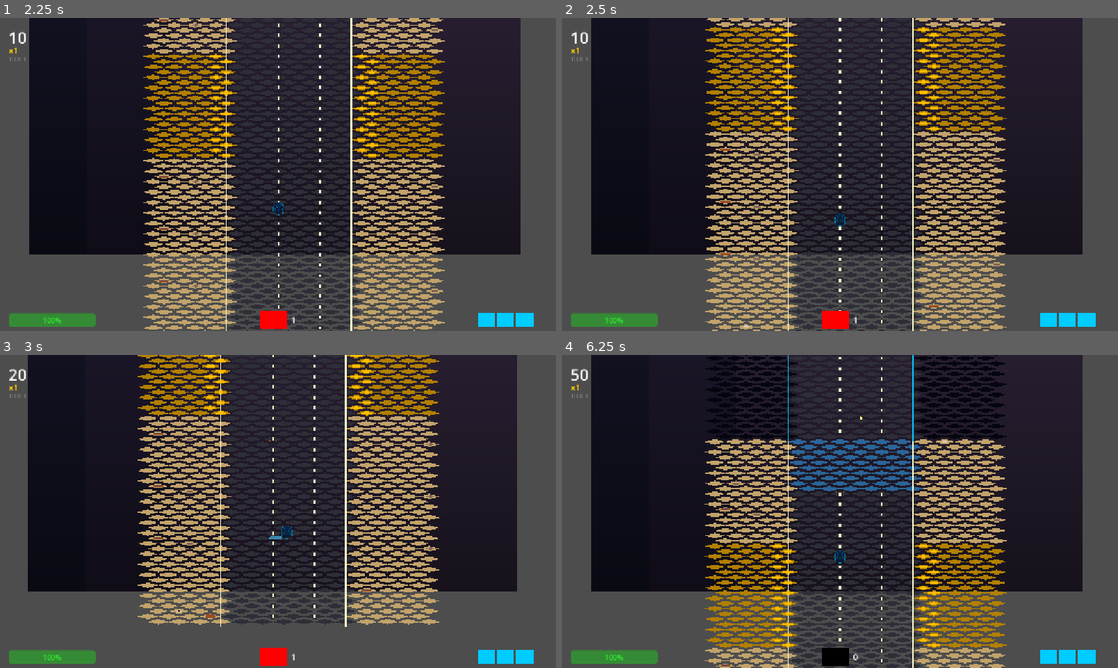
Above: before the commit, frames 1-4 (two rows, left to right).
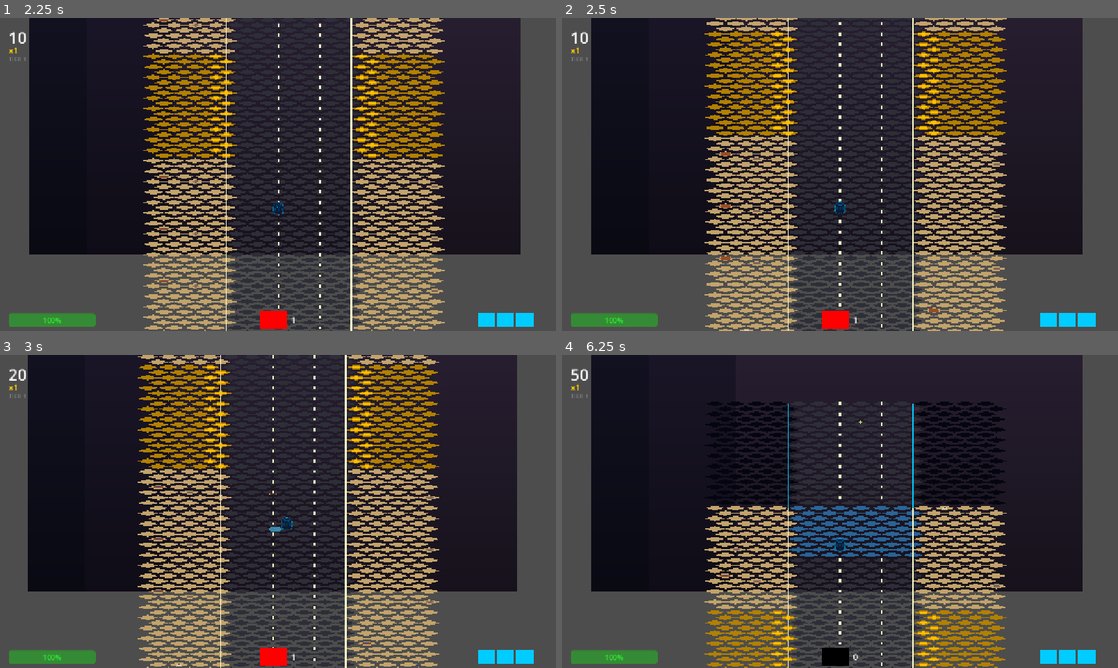
Above: after the commit, the same moments.

Repository: 23skdu/RaceToDeadEnd
Game: Godot game, scene res://scenes/Main.tscn
The game is run twice, just before and just after one commit, with the same random seed, the same clock (stepped at 60 frames per second) and the same inputs.
Inputs:
- Up to frame 1 (2.25 s): click "START RUN" at 0.5 s; tap Enter (ui_accept) at 1.25, 1.52 s; hold D (move_right) 1.28-2.03 s; tap Q (cycle_weapon) at 1.35 s; hold S (brake) from 2.03 s (still down); tap M (drop_mine) at 2.1 s
- Up to frame 2 (2.5 s): keep holding S (brake); tap Enter (ui_accept) at 2.27 s
- Up to frame 3 (3 s): release S (brake) at 2.78 s; hold D (move_right) from 2.78 s (still down); tap E (fire_emp) at 2.85 s
- Up to frame 4 (6.25 s): release D (move_right) at 3.53 s; hold W (accelerate) 3.53-4.28 s; tap Space (primary_fire) at 3.6 s; tap Enter (ui_accept) at 3.77, 4.52, 5.27 s; hold A (move_left) 4.28-5.78 s; tap P at 4.35 s; tap Q (cycle_weapon) at 5.1 s; hold S (brake) from 5.78 s (still down); tap M (drop_mine) at 5.85 s

Frame 1 is identical in both runs. In frame 2, 24% of the frame differs, in the area x 25-80%, y 0-100%; in frame 3, 19%; in frame 4, 29%.

Commit message:
Phase 9: Final Codebase Polish and Refinement

Diff:
--- a/scripts/autoload/AudioManager.gd
+++ b/scripts/autoload/AudioManager.gd
@@ -137,7 +137,7 @@
 		if _player_priorities[i] < lowest_priority:
 			lowest_priority = _player_priorities[i]
 			best_idx = i
-	if all_busy and best_idx >= 0 and priority < lowest_priority:
+	if all_busy and best_idx >= 0 and priority <= lowest_priority:
 		return
 	if best_idx == -1:
 		best_idx = 0
--- a/scripts/autoload/Helpers.gd
+++ b/scripts/autoload/Helpers.gd
@@ -1,6 +1,6 @@
 extends Node
 
-static func scale_sprite_to_viewport(sprite: Sprite2D, base_size: float = 64.0, base_viewport: float = 1280.0) -> void:
+func scale_sprite_to_viewport(sprite: Sprite2D, base_size: float = 64.0, base_viewport: float = 1280.0) -> void:
 	if not sprite or not sprite.texture:
 		return
 	var viewport = sprite.get_viewport()
--- a/scripts/autoload/ObjectPool.gd
+++ b/scripts/autoload/ObjectPool.gd
@@ -80,7 +80,6 @@
 			item.get_parent().remove_child(item)
 		return item
 	var fallback = _create_pickup_node()
-	fallback.set_meta("_pool_name", "pickup")
 	fallback.set_meta("_in_pool", false)
 	fallback.global_position = position
 	fallback.set_meta("_pickup_type", pickup_type)
@@ -144,7 +143,6 @@
 			item.get_parent().remove_child(item)
 		return item
 	var fallback = load(_scene_paths[pool_name]).instantiate()
-	fallback.set_meta("_pool_name", pool_name)
 	fallback.set_meta("_in_pool", false)
 	add_child(fallback)
 	if fallback.has_method("on_pool_acquire"):
--- a/scripts/scenes/player/Interceptor.gd
+++ b/scripts/scenes/player/Interceptor.gd
@@ -40,6 +40,7 @@
 var invincible_timer: float = 0.0
 var slippery: bool = false
 var speed_input: float = 0.0
+var max_forward_y: float = 0.0
 
 var last_left_tap_time: float = 0.0
 var last_right_tap_time: float = 0.0
@@ -94,7 +95,16 @@
 		effective_speed = Constants.REVERSE_SPEED
 	else:
 		effective_speed = speed
+
+	max_forward_y = minf(max_forward_y, position.y)
+
 	velocity.y = -effective_speed
+
+	# Restrict reversing to not go beyond the current tile (approx 240 pixels)
+	if velocity.y > 0 and position.y >= max_forward_y + 240.0:
+		velocity.y = 0.0
+		position.y = max_forward_y + 240.0
+
 	var x_diff = target_x - position.x
 
 	if abs(x_diff) > 2.0:
--- a/scripts/scenes/world/Highway.gd
+++ b/scripts/scenes/world/Highway.gd
@@ -87,7 +87,9 @@
 	var old_tiles = _get_tiles_node(chunk)
 	if old_tiles:
 		chunk.remove_child(old_tiles)
-		_mark_buffer_free(old_tiles)
+		var was_clone = _mark_buffer_free(old_tiles)
+		if was_clone:
+			old_tiles.queue_free()
 
 	var new_tiles = _reserve_tiles(new_type)
 	chunk.add_child(new_tiles)
@@ -125,16 +127,19 @@
 	_reconnect_chunk_signals(clone, chunk_type)
 	return clone
 
-func _mark_buffer_free(tiles_node: Node2D) -> void:
+func _mark_buffer_free(tiles_node: Node2D) -> bool:
 	for chunk_type in _chunk_dual_buffers:
 		var buffers = _chunk_dual_buffers[chunk_type]
 		var in_use = _buffer_in_use.get(chunk_type, [false, false])
 		for i in 2:
 			if buffers[i] == tiles_node:
 				in_use[i] = false
+				return false
 	var idx = _fallback_clones.find(tiles_node)
 	if idx >= 0:
 		_fallback_clones.remove_at(idx)
+		return true
+	return false
 
 func _reconnect_chunk_signals(tiles_node: Node2D, chunk_type: ChunkType) -> void:
 	if chunk_type == ChunkType.ICE:
@@ -153,13 +158,13 @@
 func _pick_chunk_type() -> ChunkType:
 	var tier = GameManager.difficulty_tier
 	var hazard_increase = mini(tier - 1, Constants.CHUNK_HAZARD_CAP) * Constants.CHUNK_HAZARD_STEP
-	var w_standard = maxi(Constants.CHUNK_WEIGHT_STANDARD_BASE - hazard_increase, Constants.CHUNK_WEIGHT_STANDARD_MIN)
-	var w_debris = mini(Constants.CHUNK_WEIGHT_DEBRIS_BASE + hazard_increase, Constants.CHUNK_WEIGHT_DEBRIS_MAX)
-	var w_ice = mini(Constants.CHUNK_WEIGHT_ICE_BASE + hazard_increase, Constants.CHUNK_WEIGHT_ICE_MAX)
-	var w_construction = mini(Constants.CHUNK_WEIGHT_CONSTRUCTION_BASE + hazard_increase, Constants.CHUNK_WEIGHT_CONSTRUCTION_MAX)
-	var w_bridge = mini(Constants.CHUNK_WEIGHT_BRIDGE_BASE + hazard_increase, Constants.CHUNK_WEIGHT_BRIDGE_MAX)
+	var w_standard = maxi(int(Constants.CHUNK_WEIGHT_STANDARD_BASE) - hazard_increase, int(Constants.CHUNK_WEIGHT_STANDARD_MIN))
+	var w_debris = mini(int(Constants.CHUNK_WEIGHT_DEBRIS_BASE) + hazard_increase, int(Constants.CHUNK_WEIGHT_DEBRIS_MAX))
+	var w_ice = mini(int(Constants.CHUNK_WEIGHT_ICE_BASE) + hazard_increase, int(Constants.CHUNK_WEIGHT_ICE_MAX))
+	var w_construction = mini(int(Constants.CHUNK_WEIGHT_CONSTRUCTION_BASE) + hazard_increase, int(Constants.CHUNK_WEIGHT_CONSTRUCTION_MAX))
+	var w_bridge = mini(int(Constants.CHUNK_WEIGHT_BRIDGE_BASE) + hazard_increase, int(Constants.CHUNK_WEIGHT_BRIDGE_MAX))
 	var total = w_standard + w_debris + w_ice + w_construction + w_bridge
-	var roll = _rng.randi() % total
+	var roll = _rng.randi() % int(total)
 	if roll < w_standard:
 		return ChunkType.STANDARD
 	roll -= w_standard
@@ -553,9 +558,8 @@
 			return 0
 
 func _get_tiles_node(chunk: Node2D) -> Node2D:
-	for child in chunk.get_children():
-		if child.name == "Tiles":
-			return child
+	if chunk.get_child_count() > 0:
+		return chunk.get_child(0) as Node2D
 	return null
 
 func _clear_chunk_tiles(chunk: Node2D) -> void:
--- a/tests/unit/test_audio_manager.gd
+++ b/tests/unit/test_audio_manager.gd
@@ -8,6 +8,10 @@
 		AudioManager.music_player.bus = &"Music"
 		for p in AudioManager.sfx_players:
 			p.bus = &"SFX"
+	for p in AudioManager.sfx_players:
+		p.stop()
+	for i in AudioManager._player_priorities.size():
+		AudioManager._player_priorities[i] = 0
 
 func test_audio_manager_has_music_player():
 	assert_true(AudioManager.music_player != null, "Music player should exist")
--- a/tests/unit/test_spawner.gd
+++ b/tests/unit/test_spawner.gd
@@ -304,12 +304,16 @@
 	assert_true(s.has_signal("spawn_minion_requested"), "Spawner should have spawn_minion_requested signal")
 
 class MockBossNode extends Node2D:
+	@warning_ignore("unused_signal")
 	signal destroyed(pos: Vector2, enemy_type: String, enemy: Node)
 	var player = null
+	@warning_ignore("unused_private_class_variable")
 	var _spawner = null
 
 class MockCivilianNode extends Node2D:
+	@warning_ignore("unused_signal")
 	signal exited_safely
+	@warning_ignore("unused_signal")
 	signal hit_by_player
 	var _init_called = false
 	func init(_lane, _speed, _dir, _player):
